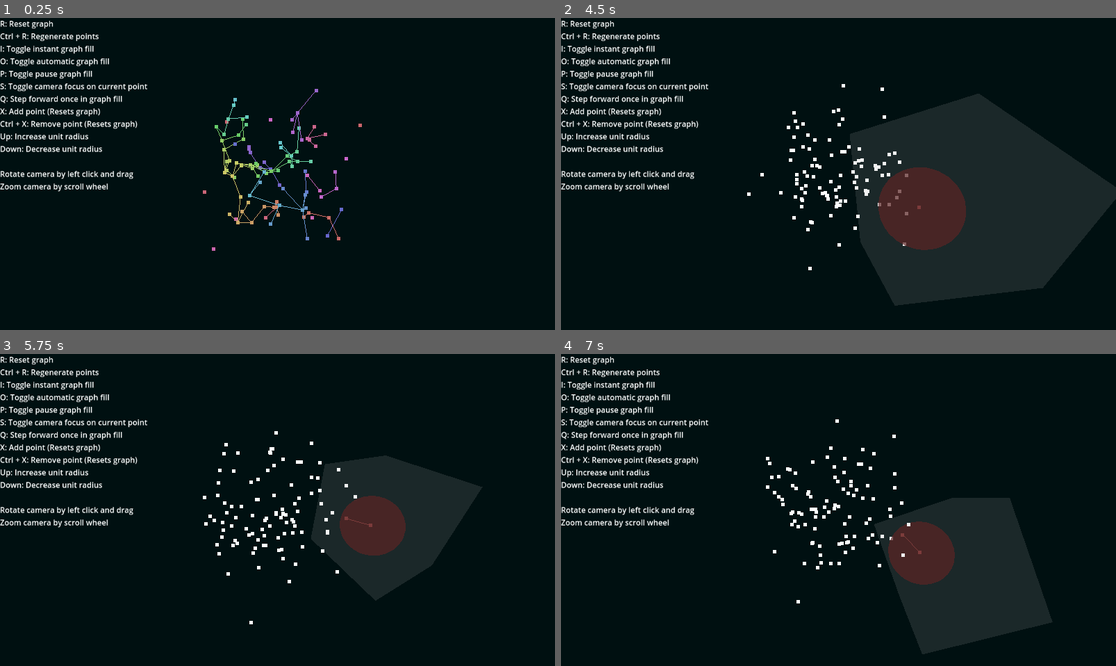
Above: before the commit, frames 1-4 (two rows, left to right).
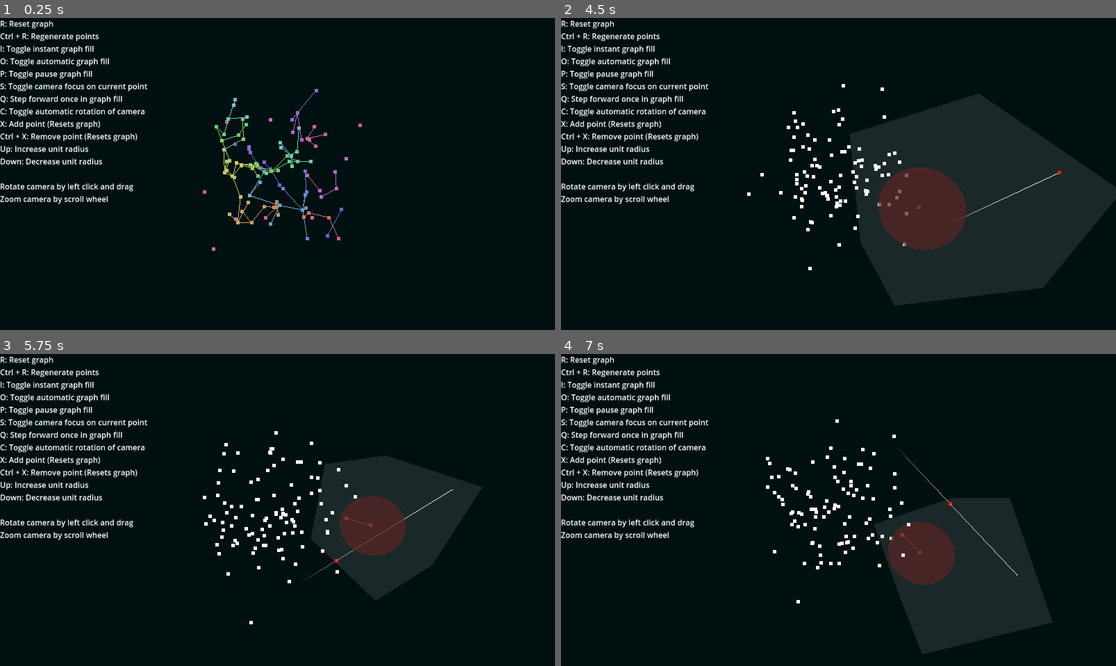
Above: after the commit, the same moments.

Repository: Homshnogen/Unit-Disk-Graph-3D
Game: Godot game, scene res://main.tscn
Same seed, same stepped clock (60 frames per second), same inputs: the game is played once before the commit and once after it.
Inputs (mouse positions are in pixels of both pictures, inside the frame that each line leads up to):
- Up to frame 1 (0.25 s): no input
- Up to frame 2 (4.5 s): tap Enter at 0.5 s; move the mouse to (960, 158) at 0.52 s; hold Up (scale_up) 0.53-1.25 s; tap O (auto_state) at 0.6 s; click (960, 158) at 0.67 s; tap R (reset_points) every 0.75 s from 1.25 to 4.25 s; drag from (727, 189) to (810, 236) at 1.27 s; move the mouse to (894, 105) at 2.02 s; press the mouse at (894, 105) at 2.03 s; hold Up (scale_up) 2.03-2.75 s; release the mouse at (894, 105) at 2.75 s; drag from (810, 236) to (672, 127) at 2.77 s; move the mouse to (1005, 220) at 3.52 s; hold Down (scale_down) 3.53-4.25 s; tap X (place_point) at 3.6 s; drag from (672, 127) to (755, 96) at 4.27 s
- Up to frame 3 (5.75 s): move the mouse to (305, 510) at 5.02 s; hold Down (scale_down) from 5.03 s (still down); tap K (test) at 5.1 s; click (305, 510) at 5.17 s
- Up to frame 4 (7 s): release Down (scale_down) at 5.75 s; drag from (755, 432) to (727, 525) at 5.77 s; move the mouse to (960, 494) at 6.52 s; hold Up (scale_up) from 6.53 s (still down); hold C (constant_camera_rotation) from 6.53 s (still down)

The runs differ from the first frame. In frame 1, 2.2% of the frame differs, in the area x 0-27%, y 28-60%; in frame 2, 2.3%; in frame 3, 2.3%, in the area x 0-82%, y 28-74%; in frame 4, 2.3%.

Commit message:
Added camera rotation to lable

Diff:
--- a/main.tscn
+++ b/main.tscn
@@ -75,6 +75,7 @@
 P: Toggle pause graph fill
 S: Toggle camera focus on current point
 Q: Step forward once in graph fill
+C: Toggle automatic rotation of camera
 X: Add point (Resets graph)
 Ctrl + X: Remove point (Resets graph)
 Up: Increase unit radius
@@ -82,5 +83,3 @@
 
 Rotate camera by left click and drag
 Zoom camera by scroll wheel"
-
-[connection signal="reset_graph" from="PointCloud" to="GimbalCamera" method="_on_point_cloud_reset_graph"]
